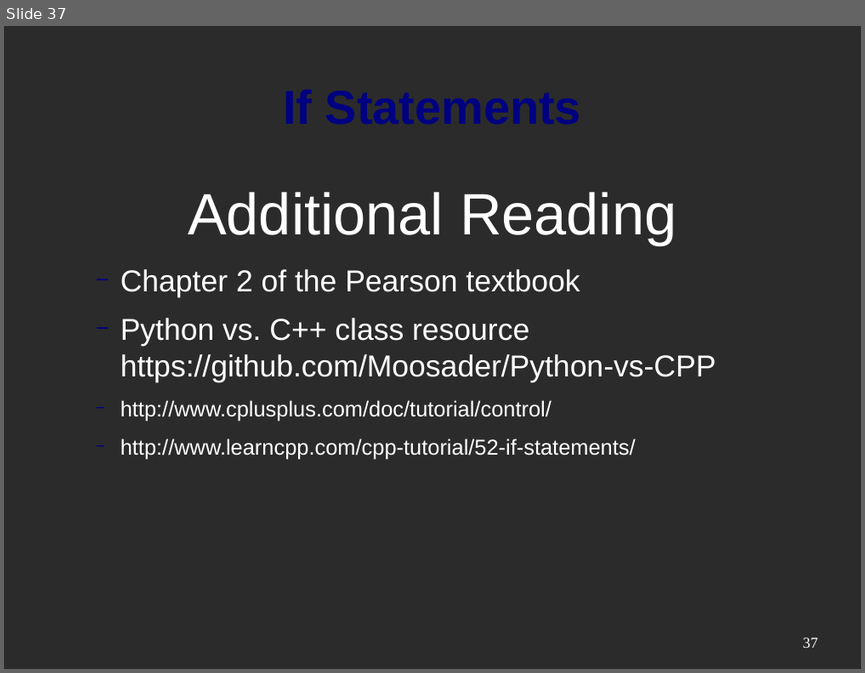
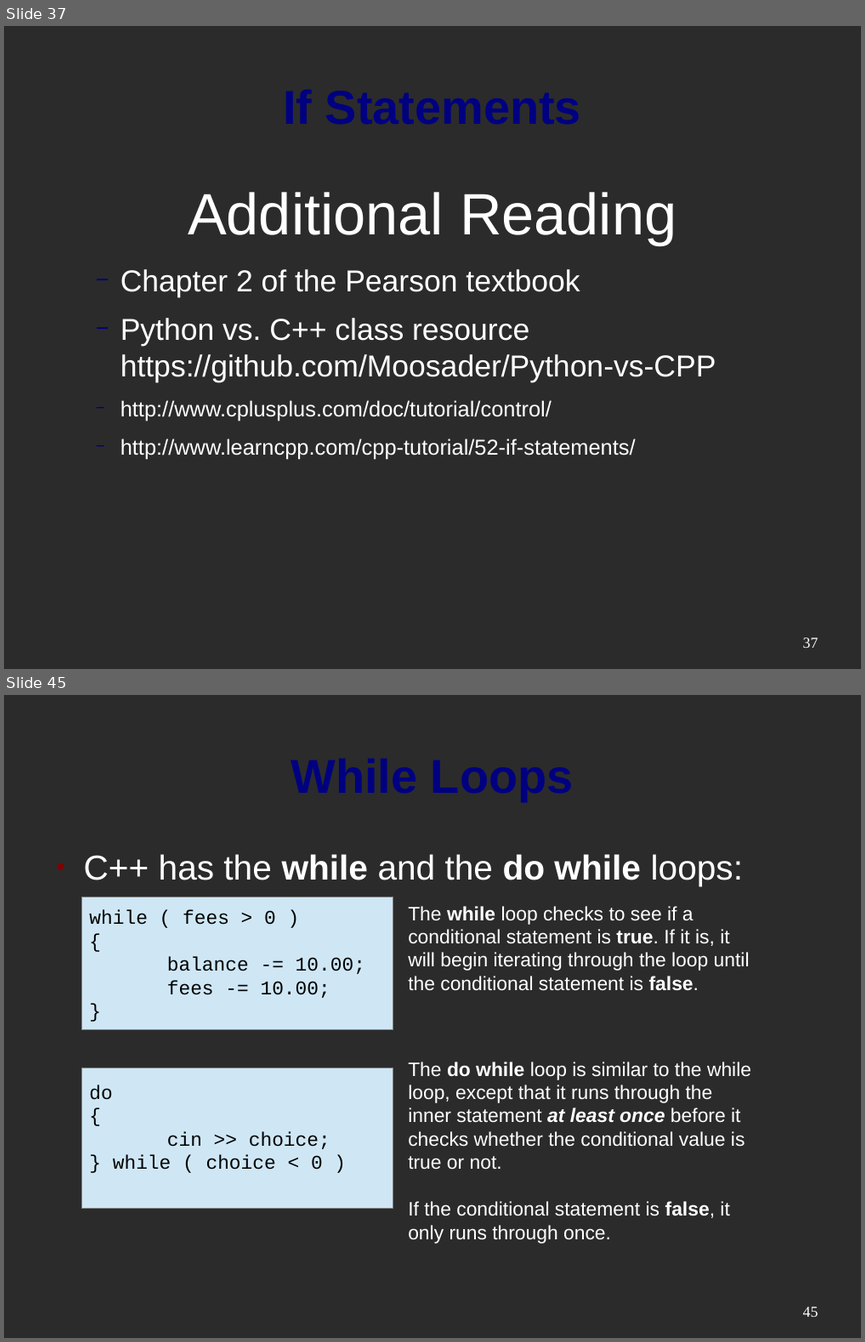
Before and after one commit to mactwist555/CPP-Course, a slide deck: Week 01/Python vs CPP.odp. Shown one above the other, each under a label of ours: slide 37 before the commit, slides 37 and 45 after it; the slides between them are not shown. The pictures are 865x673 and 865x1342 pixels, drawn with LibreOffice and Linux fonts; fonts in the diff are those of the drawing; background and template pictures are left out; a plain dark background stands for a picture behind light text. Boxes give left, top, right and bottom in pixels: in the first picture for what was removed or moved away, otherwise in the second. Text is boxed around its words. In the diff, an @@ line names an element or a change of style, - is before the commit and + after.

```diff
--- a/Week 01/Python vs CPP.odp
+++ b/Week 01/Python vs CPP.odp
@@ slide 45 added at [4,695,861,1338], background picture (left out) @@
@@ title added at [46,721,818,828], 44 pt, text #000080, bold @@
+While Loops
@@ text added at [84,854,743,886], 32 pt, text #FFFFFF @@
+● C++ has the while and the do while loops:
@@ rectangle added at [81,897,392,1029], fill #CFE7F5, outline #808080 0 pt, 18 pt, text #000000 @@
+while ( fees > 0 )
+{
+balance -= 10.00;
+fees -= 10.00;
+}
@@ text added at [408,906,749,991], 18 pt, text #FFFFFF @@
+The while loop checks to see if a conditional statement is true. If it is, it will begin iterating through the loop until the conditional statement is false.
@@ rectangle added at [81,1068,392,1208], fill #CFE7F5, outline #808080 0 pt, 18 pt, text #000000 @@
+do
+{
+cin >> choice;
+} while ( choice < 0 )
@@ text added at [408,1061,751,1243], 18 pt, text #FFFFFF @@
+The do while loop is similar to the while loop, except that it runs through the inner statement at least once before it checks whether the conditional value is true or not.
+If the conditional statement is false, it only runs through once.
@@ page number added at [803,1306,818,1316], 14 pt, text #FFFFFF @@
+45
```
Also in this commit, not shown: 5 slides changed, 20 other slides added, 2 slides removed.
